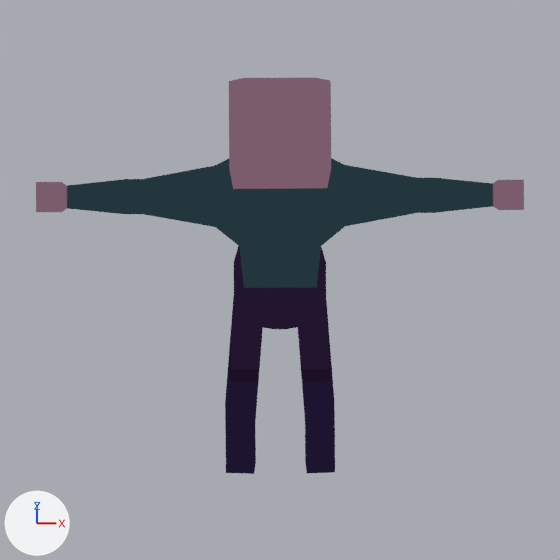
The Blender file bleed-client/blender/Man-Handgun.blend: old version first, new version second.
One viewpoint serves both versions: the file's camera 'Camera'. Lighting does not change. The marker at lower left points along +X, +Y and +Z.

The first picture shows 'Character'.
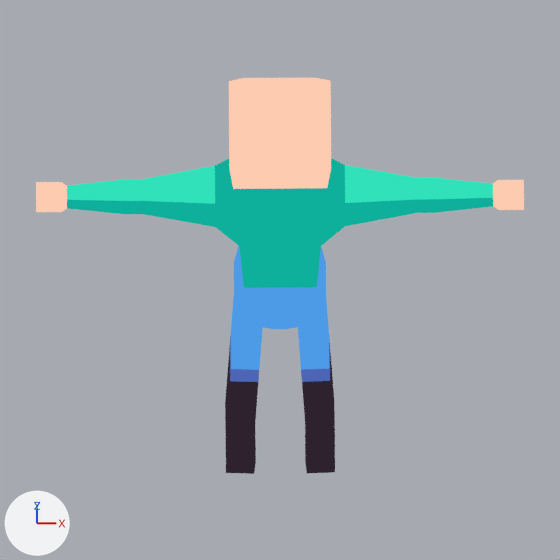
What differs and where, as boxes (x1, y1, x2, y2) in the pictures (560 x 560 px):
'Character', surface changed
    both: (36, 78, 524, 474)
part 1 of me_cube_001, surface changed
    both: (67, 158, 493, 288)

What the commit changed:
Picture 'shade1.png' (img_shade1_png) is new.
Material 'Material.001' (mat_material_001) changes its picture from img_shade3_png to img_shade1_png.
me_cube_001 has 98 vertices, 86 faces and spans x 0.0..5.97, y -1.05..1.82, z -3.81..7.66.
me_cube_001 is used by ob_character; location (0.0, 0.0, 0.209); rotation (0.0, 0.0, 3.149), in degrees (0, 0, 180); scale (0.0584, 0.0584, 0.0584).
me_cube_001 part 1: texture (UV) coordinates of 21 of 86 faces, centred in x 0.4..4.49, y -1.0..1.0, z 2.52..4.62, changed; they spanned u 0.65..0.65, v 0.11..0.11 and now span u 0.63..0.64, v 0.35..0.66.
